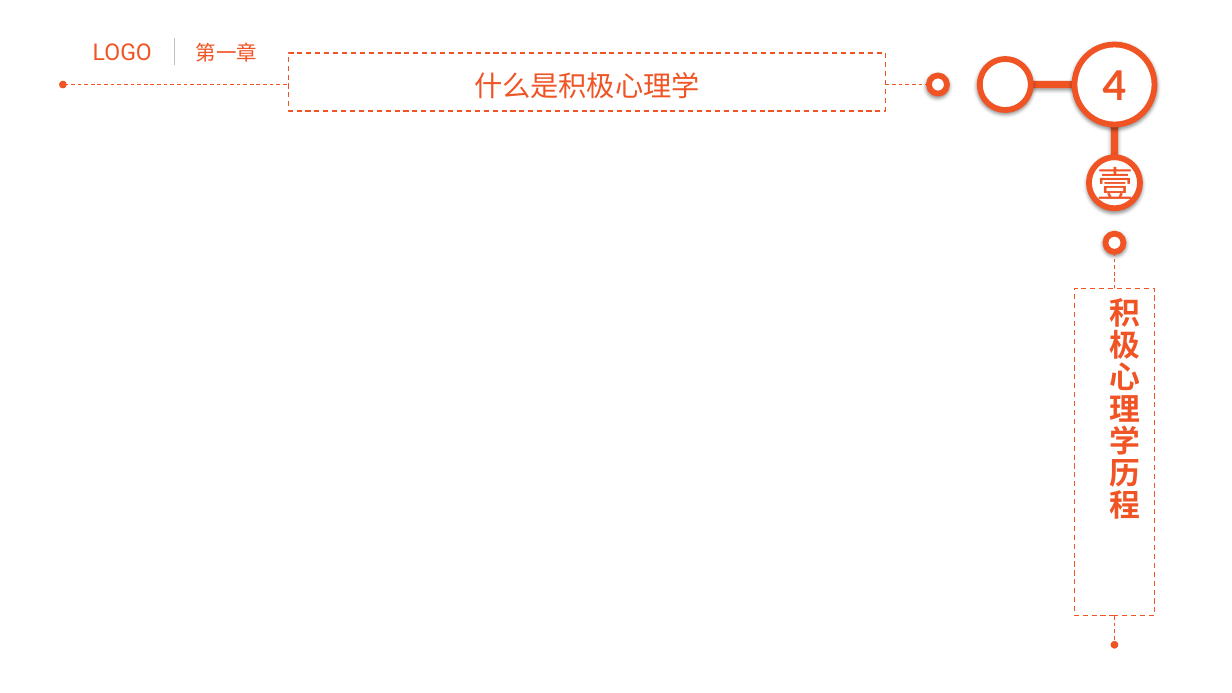
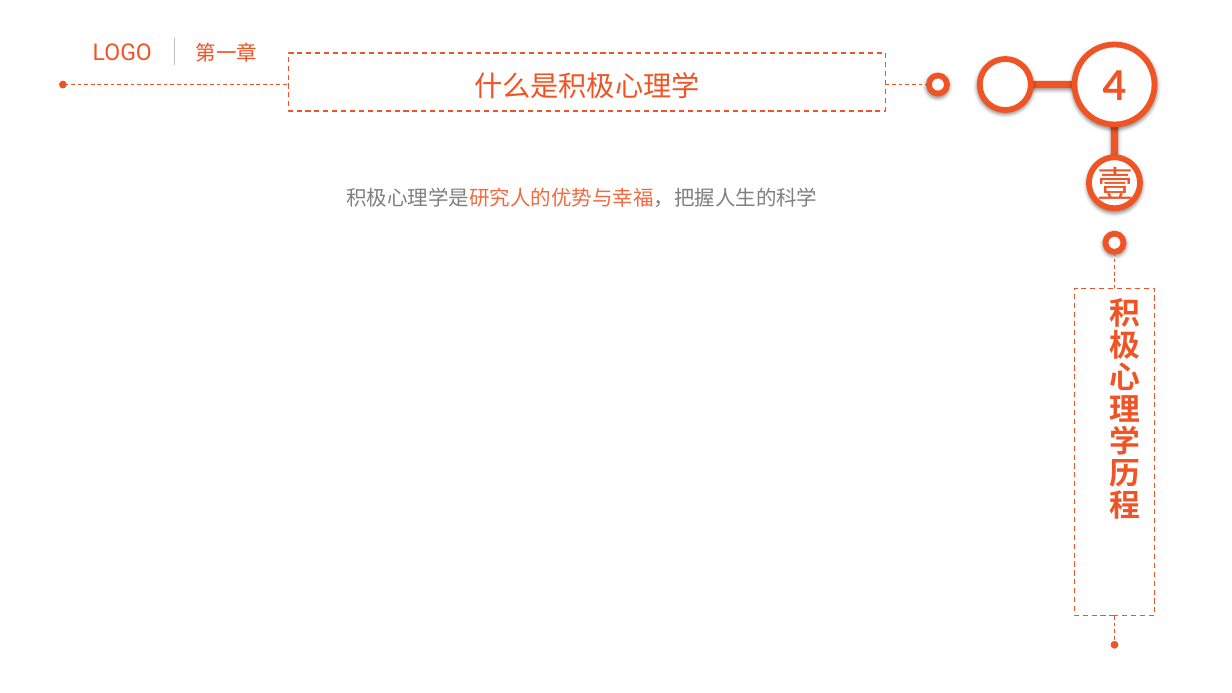
Before and after one commit to junstudys/positive-psychology, a slide deck: slide 4 of 积极心理学探索.pptx. Drawn at 1232x693 pixels with LibreOffice and Linux fonts; fonts in the diff are those of the drawing. Boxes give left, top, right and bottom in pixels: in the first picture for what was removed or moved away, otherwise in the second. Text is boxed around its words. In the diff, an @@ line names an element or a change of style, - is before the commit and + after.

```diff
--- a/积极心理学探索.pptx
+++ b/积极心理学探索.pptx
@@ text added at (x1=346, y1=187, x2=817, y2=207), 16 pt, text #808080 @@
+积极心理学是研究人的优势与幸福，把握人生的科学
```
Also in this commit, not shown: 8 other slides changed, 3 slides added, 5 slides removed, 8 other files.
